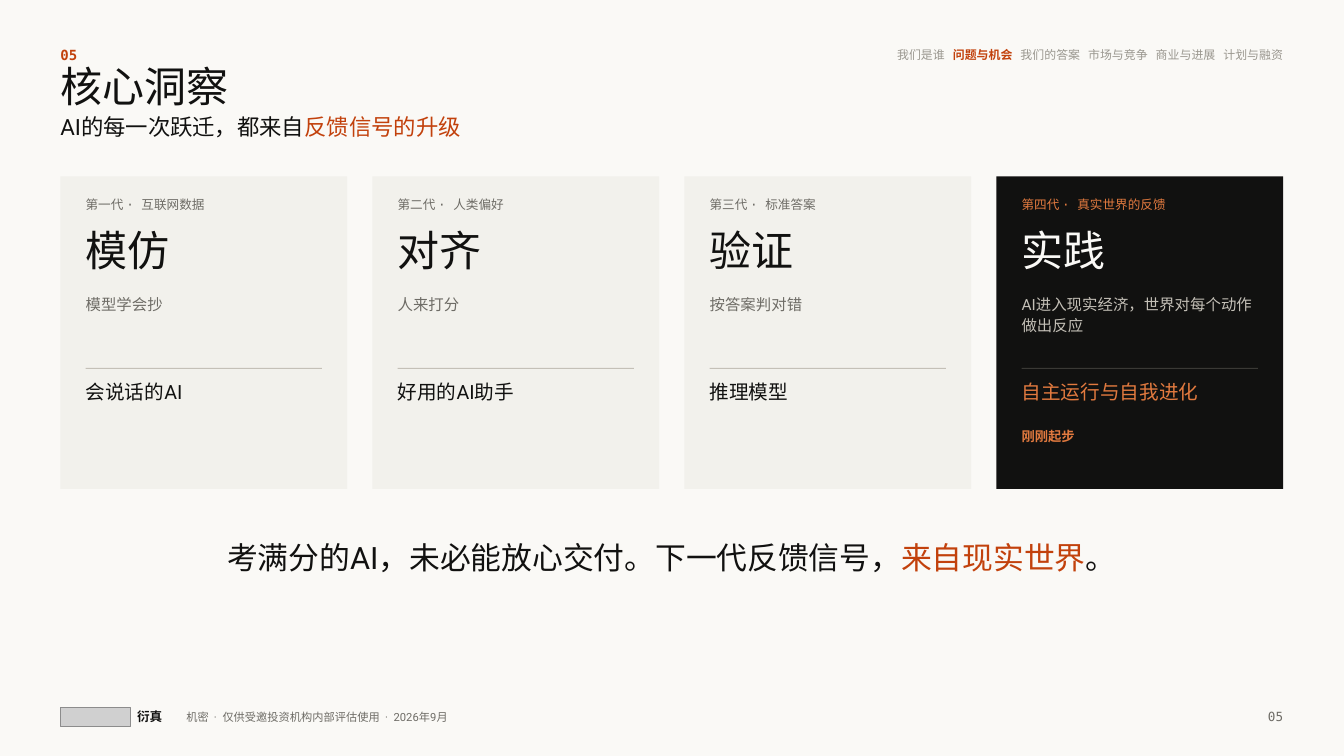
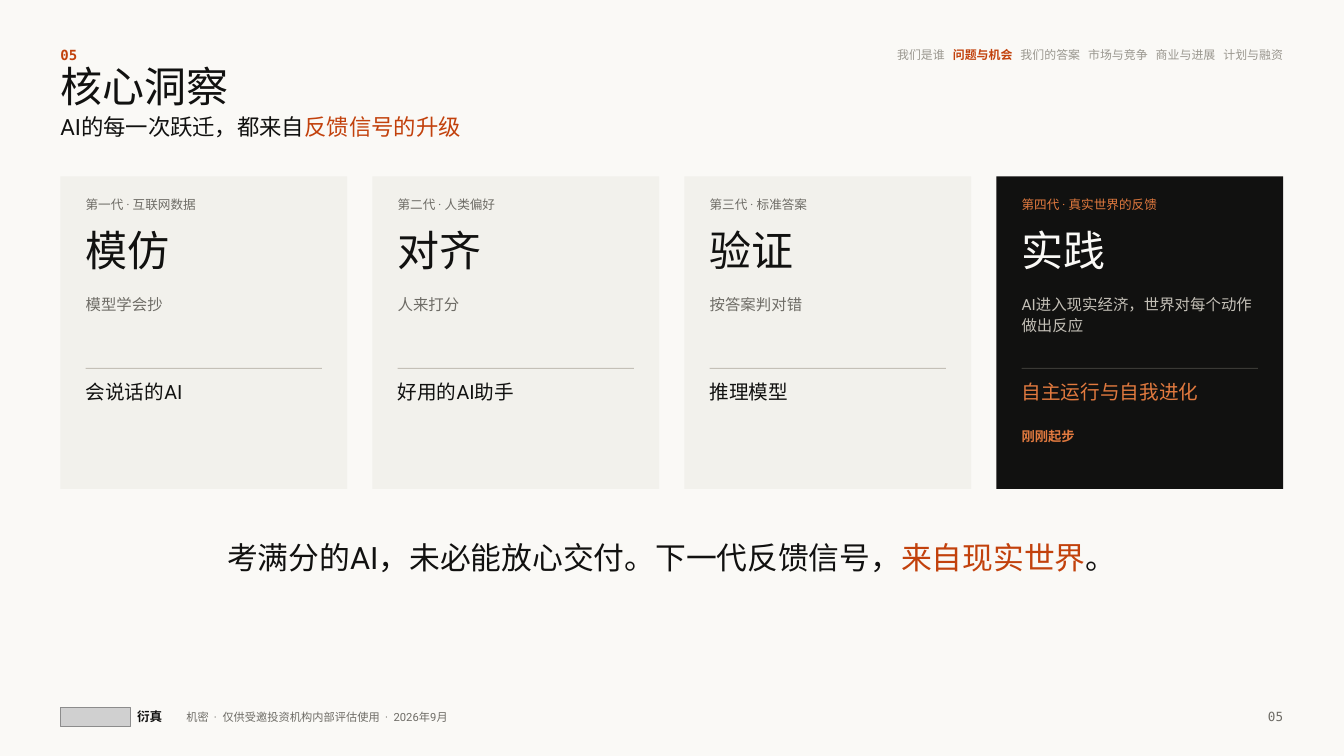
Before and after one commit to wangchen0802/Delta1, a slide deck: slide 5 of SimReal-BP-v27.pptx. Drawn at 1344x756 pixels with LibreOffice and Linux fonts; fonts in the diff are those of the drawing; grey boxes stand for pictures. Boxes give left, top, right and bottom in pixels: in the first picture for what was removed or moved away, otherwise in the second. Text is boxed around its words. In the diff, an @@ line names an element or a change of style, - is before the commit and + after.

```diff
--- a/SimReal-BP-v27.pptx
+++ b/SimReal-BP-v27.pptx
@@ font DejaVu Sans Mono to Roboto in 4 elements at (86,198,196,210), (398,198,495,210), (710,198,807,210), (1022,198,1157,210) @@
```
Also in this commit, not shown: 6 other slides changed, 2 other files.
